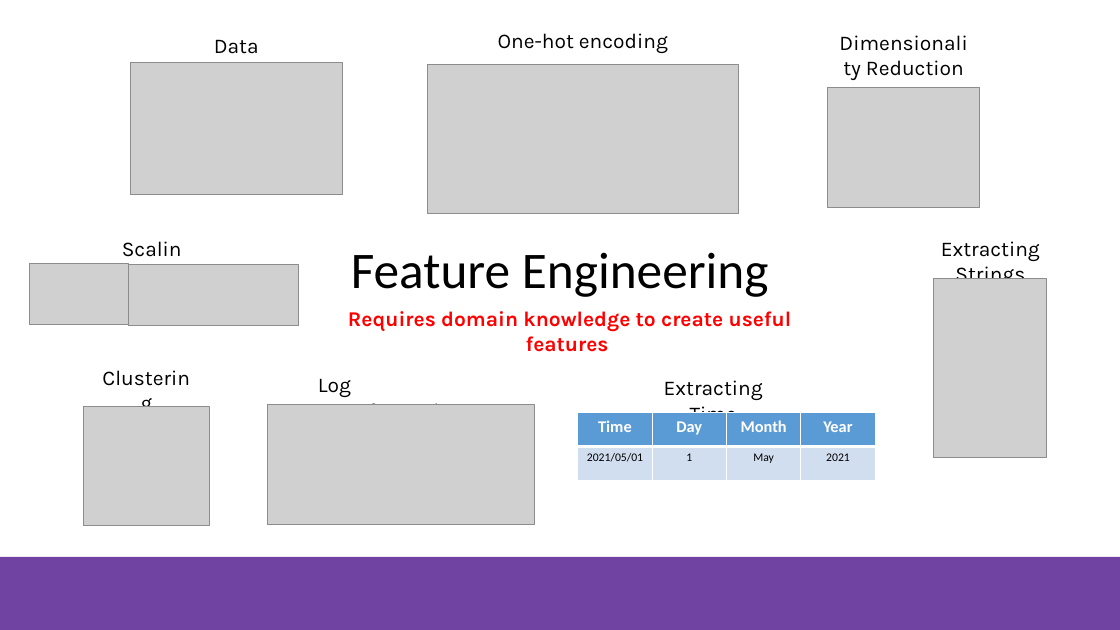
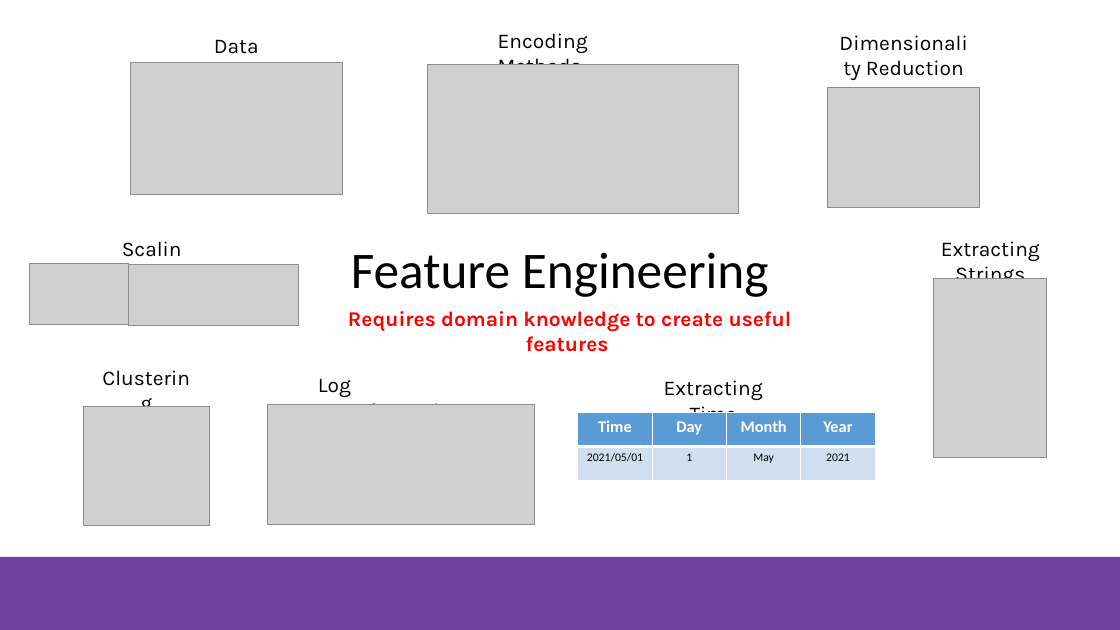
Before and after one commit to NZMSA/2021-introduction-to-data-science, a slide deck: slide 13 of Data Preparation/slides/MSA-2021-introduction-to-data-science-data-preparation.pptx. Drawn at 1120x630 pixels with LibreOffice and Linux fonts; fonts in the diff are those of the drawing; grey boxes stand for pictures; background and template pictures are left out. Boxes give left, top, right and bottom in pixels: in the first picture for what was removed or moved away, otherwise in the second. Text is boxed around its words. In the diff, an @@ line names an element or a change of style, - is before the commit and + after.

Commit message:
Finished one hot encoding

```diff
--- a/Data Preparation/slides/MSA-2021-introduction-to-data-science-data-preparation.pptx
+++ b/Data Preparation/slides/MSA-2021-introduction-to-data-science-data-preparation.pptx
@@ text at (498, 33, 588, 65): text changed @@
-One-hot encoding
+Encoding Methods
```
Also in this commit, not shown: 1 slide added, 3 other files.
